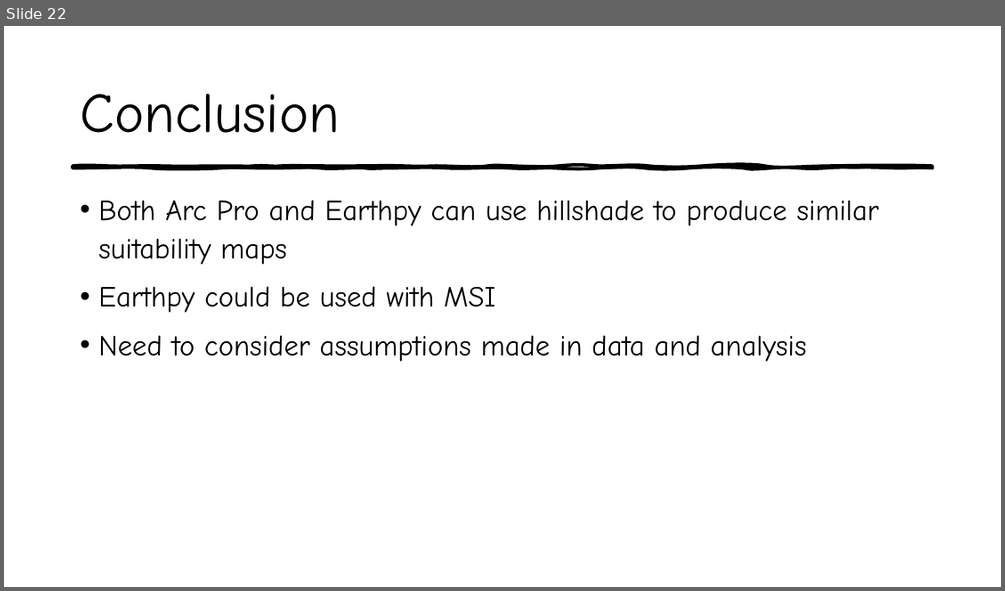
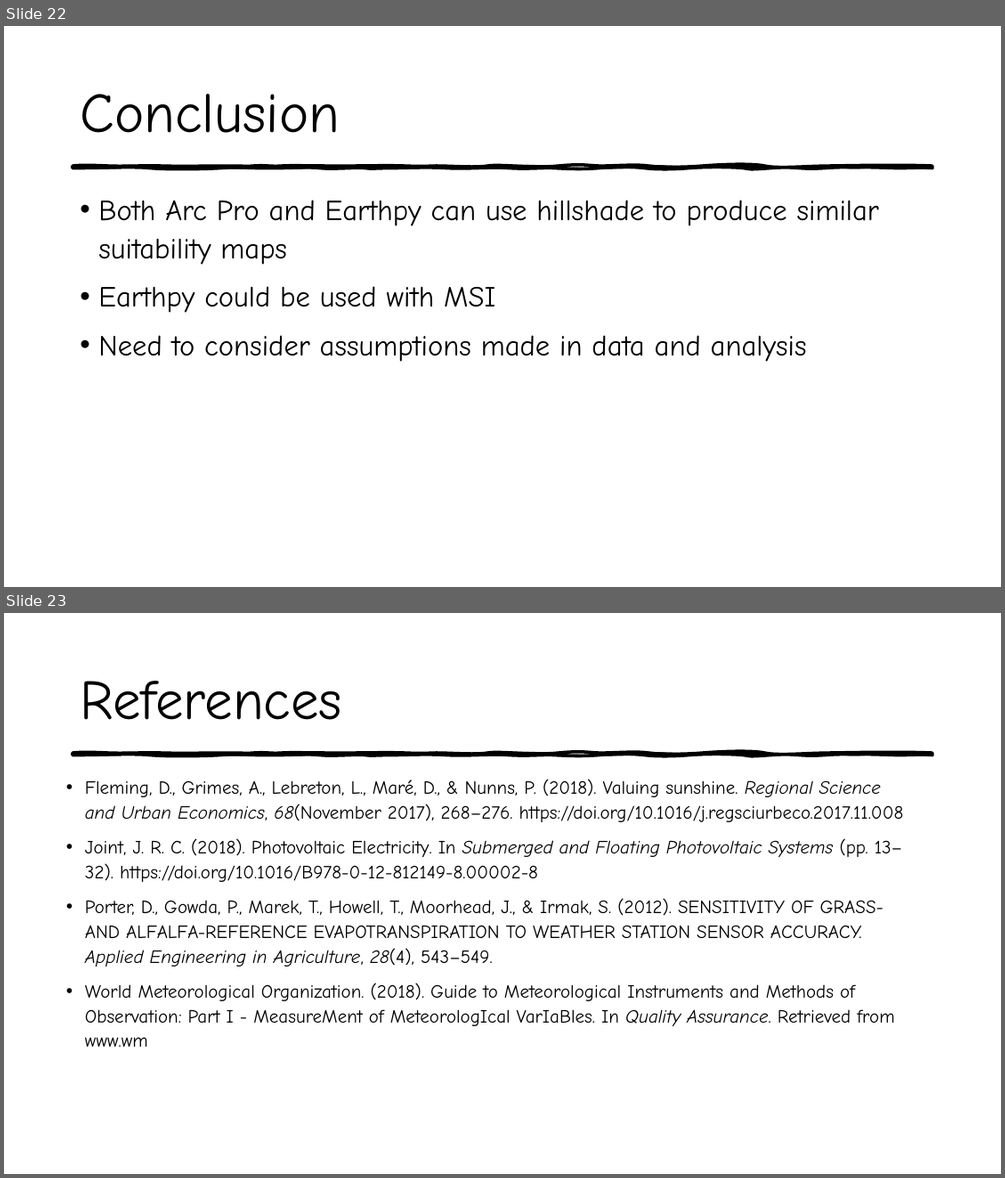
Before and after one commit to LRosen656/GIS5572, a slide deck: Arc2Proj/Lab_Reports/Arc2_Project.pptx. Shown one above the other, each under a label of ours: slide 22 before the commit, slides 22 and 23 after it. The pictures are 1005x591 and 1005x1178 pixels, drawn with LibreOffice and Linux fonts; fonts in the diff are those of the drawing. Boxes give left, top, right and bottom in pixels: in the first picture for what was removed or moved away, otherwise in the second. Text is boxed around its words. In the diff, an @@ line names an element or a change of style, - is before the commit and + after.

```diff
--- a/Arc2Proj/Lab_Reports/Arc2_Project.pptx
+++ b/Arc2Proj/Lab_Reports/Arc2_Project.pptx
@@ slide 23 added at [4, 613, 1001, 1174], background #FFFFFF; not listed: 1 template element that a slide beside it also shows @@
@@ title added at [80, 681, 342, 720], 54 pt, text #000000 @@
+References
@@ text added at [85, 779, 904, 1046], 18 pt, text #000000 @@
+• Fleming, D., Grimes, A., Lebreton, L., Maré, D., & Nunns, P. (2018). Valuing sunshine. Regional Science and Urban Economics, 68(November 2017), 268–276. https://doi.org/10.1016/j.regsciurbeco.2017.11.008
+• Joint, J. R. C. (2018). Photovoltaic Electricity. In Submerged and Floating Photovoltaic Systems (pp. 13–32). https://doi.org/10.1016/B978-0-12-812149-8.00002-8
+• Porter, D., Gowda, P., Marek, T., Howell, T., Moorhead, J., & Irmak, S. (2012). SENSITIVITY OF GRASS- AND ALFALFA-REFERENCE EVAPOTRANSPIRATION TO WEATHER STATION SENSOR ACCURACY. Applied Engineering in Agriculture, 28(4), 543–549.
+• World Meteorological Organization. (2018). Guide to Meteorological Instruments and Methods of Observation: Part I - MeasureMent of MeteorologIcal VarIaBles. In Quality Assurance. Retrieved from www.wm
```
Also in this commit, not shown: 1 slide changed, 1 other file.
